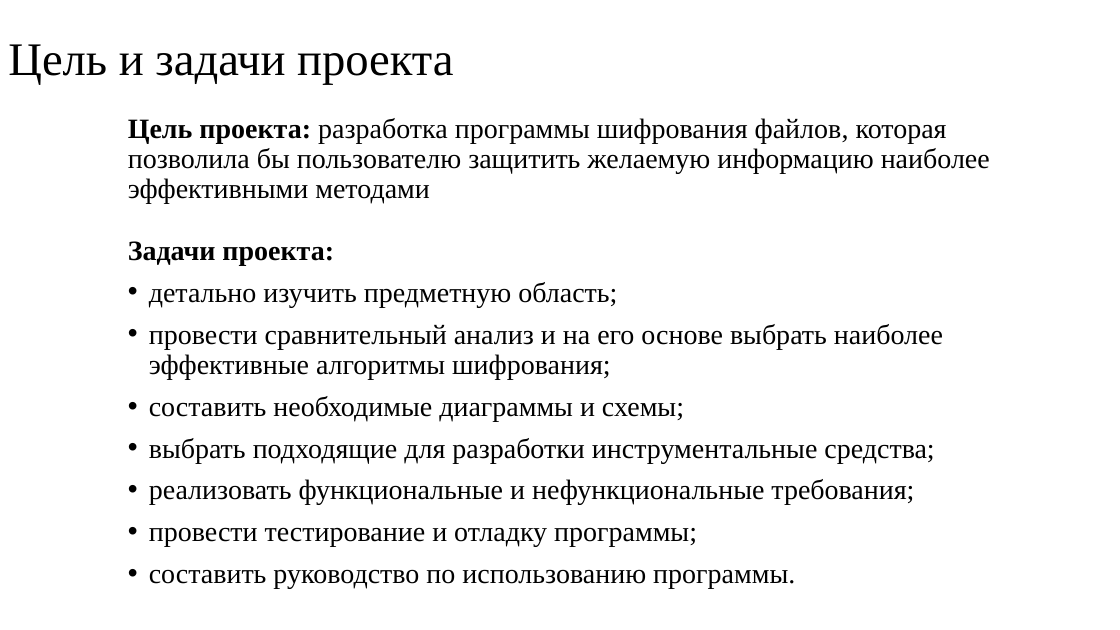
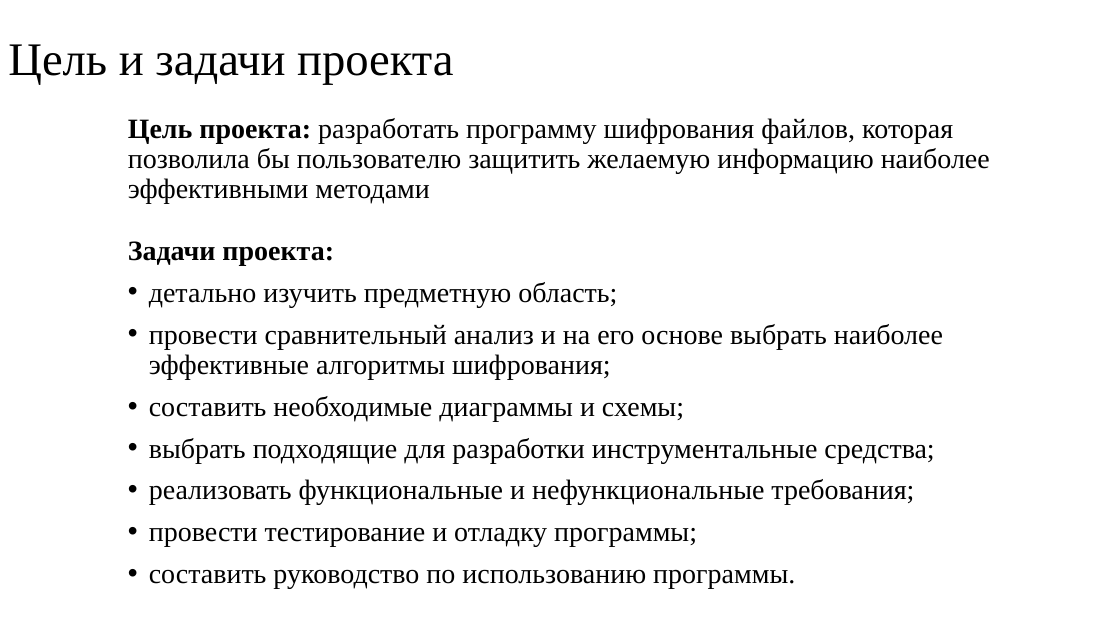
Before and after one commit to AlexeyChernikov/CryptographicApplication, a slide deck: slide 3 of Documentation/Презентация к защите.pptx. Drawn at 1120x630 pixels with LibreOffice and Linux fonts; fonts in the diff are those of the drawing. Boxes give left, top, right and bottom in pixels: in the first picture for what was removed or moved away, otherwise in the second. Text is boxed around its words. In the diff, an @@ line names an element or a change of style, - is before the commit and + after.

Commit message:
Финальная версия

```diff
--- a/Documentation/Презентация к защите.pptx
+++ b/Documentation/Презентация к защите.pptx
@@ text at box(128, 118, 990, 204): text changed @@
-Цель проекта: разработка программы шифрования файлов, которая позволила бы пользователю защитить желаемую информацию наиболее эффективными методами
+Цель проекта: разработать программу шифрования файлов, которая позволила бы пользователю защитить желаемую информацию наиболее эффективными методами
```
